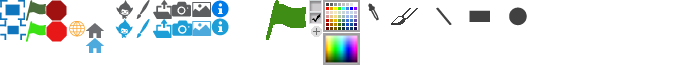
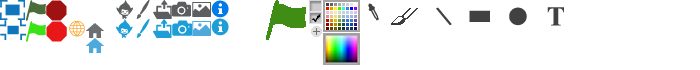
Layers edited between the first and the second 700 x 70 image:
added layer "Pasted Layer #41" above "Pasted Layer #40" over [547, 7, 564, 26]
